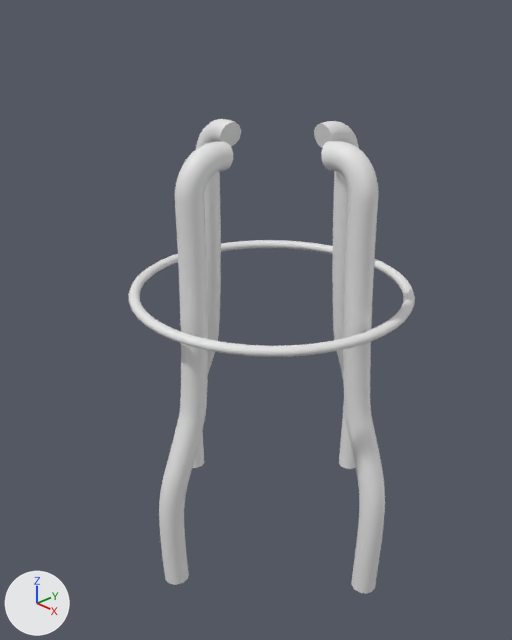
One commit to the Blender file Barstool.blend: the scene before it, then after it.
Before and after are seen from a camera (50 mm lens) standing at (3.99, -3.83, 2.76) and looking at (-0.07, 0.05, 0.14). The lights are fixed; the arrows at lower left show +X, +Y and +Z. The picture after the commit comes second.

Objects in the first picture: 'BézierCircle', 'BézierCurve', 'BézierCurve.001'.
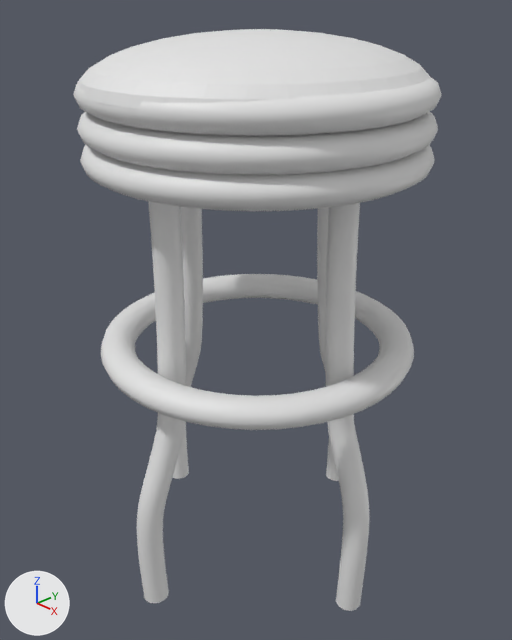
Pixel boxes (x1, y1, x2, y2) of what changed, in the pictures (512 x 640 px):
'BézierCurve.001', reshaped, moved, modifiers changed: before (192, 119, 385, 594); after (172, 203, 369, 611)
'BézierCurve', reshaped, moved, modifiers changed: before (159, 121, 359, 585); after (137, 202, 339, 603)
'BézierCircle', reshaped, moved (9% wider, 33% taller): before (128, 240, 415, 357); after (101, 274, 414, 430)
'Sphere', added: after (79, 29, 431, 108)
'BézierCircle.002', added: after (77, 112, 438, 175)
'BézierCircle.001', added: after (80, 145, 434, 211)
'BézierCircle.003', added: after (73, 78, 442, 136)

Diff of the bpy script that builds the scene:
```diff
--- a/Barstool.blend.py
+++ b/Barstool.blend.py
@@ me_béziercircle @@
+me_béziercircle.from_pydata(...)  # a torus around z (ring radius 1.0, tube radius 0.12) spanning x -1.12..1.12, y -1.12..1.12, z -0.11..0.11
+me_béziercircle.polygons.foreach_set('use_smooth', [True] * 480)
@@ me_béziercurve_001 @@
+me_béziercurve_001.from_pydata(...)  # 1296 vertices, 1232 faces; spans x -0.37..0.25, y -1.28..1.28, z -2.18..1.43
+me_béziercurve_001.polygons.foreach_set('use_smooth', [True] * 1232)
@@ me_béziercurve_004 @@
+me_béziercurve_004.from_pydata(...)  # 5400 vertices, 5184 faces; spans x -0.37..0.25, y -1.28..1.28, z -2.18..1.43
+me_béziercurve_004.polygons.foreach_set('use_smooth', [True] * 5184)
@@ ob_béziercurve @@
-ob_béziercurve = bpy.data.objects.new('BézierCurve', cu_béziercurve_004)
-ob_béziercurve.location = (1.37, 0.26, -1.07)
+ob_béziercurve = bpy.data.objects.new('BézierCurve', me_béziercurve_004)
+ob_béziercurve.location = (0.0, 0.0, 0.2)
 ob_béziercurve.rotation_euler = (0.0, -0.116, 0.0)  # degrees (0, -6.6, 0)
 ob_béziercurve.scale = (1.06, 1.06, 1.06)
-_m = ob_béziercurve.modifiers.new('Mirror', 'MIRROR')
-_m.use_axis = (False, True, False)
-_m.use_bisect_axis = (False, False, True)
@@ ob_béziercurve_001 @@
-ob_béziercurve_001 = bpy.data.objects.new('BézierCurve.001', cu_béziercurve_001)
-ob_béziercurve_001.location = (0.0, 1.65, -1.07)
+ob_béziercurve_001 = bpy.data.objects.new('BézierCurve.001', me_béziercurve_001)
+ob_béziercurve_001.location = (0.0, 0.0, 0.22)
 ob_béziercurve_001.rotation_euler = (0.0, -0.105, 1.549)  # degrees (0, -6, 89)
 ob_béziercurve_001.scale = (1.06, 1.06, 1.06)
-_m = ob_béziercurve_001.modifiers.new('Mirror', 'MIRROR')
-_m.use_axis = (False, True, False)
-_m.use_bisect_axis = (False, False, True)
@@ ob_béziercircle @@
-ob_béziercircle = bpy.data.objects.new('BézierCircle', cu_béziercircle)
-ob_béziercircle.location = (-0.1, 0.27, 0.36)
+ob_béziercircle = bpy.data.objects.new('BézierCircle', me_béziercircle)
+ob_béziercircle.location = (0.0, 0.0, 0.0)
 ob_béziercircle.scale = (1.19, 1.19, 1.0)
@@ ob_sphere @@
+ob_sphere = bpy.data.objects.new('Sphere', me_sphere_001)  # 257 vertices, 256 faces; spans x -1.0..1.0, y -1.0..1.0, z -0.01..0.99
+ob_sphere.location = (0.0, 0.0, 2.1)
+ob_sphere.scale = (1.25, 1.33, 0.382)
@@ ob_béziercircle_003 @@
+ob_béziercircle_003 = bpy.data.objects.new('BézierCircle.003', me_béziercircle_003)  # a torus around z (ring radius 1.0, tube radius 0.12) spanning x -1.12..1.12, y -1.12..1.12, z -0.11..0.11
+ob_béziercircle_003.location = (0.0, 0.0, 2.07)
+ob_béziercircle_003.scale = (1.19, 1.19, 0.964)
@@ ob_béziercircle_002 @@
+ob_béziercircle_002 = bpy.data.objects.new('BézierCircle.002', me_béziercircle_002)  # a torus around z (ring radius 1.0, tube radius 0.12) spanning x -1.12..1.12, y -1.12..1.12, z -0.11..0.11
+ob_béziercircle_002.location = (0.0, 0.0, 1.84)
+ob_béziercircle_002.scale = (1.19, 1.19, 0.964)
@@ ob_béziercircle_001 @@
+ob_béziercircle_001 = bpy.data.objects.new('BézierCircle.001', me_béziercircle_001)  # a torus around z (ring radius 1.0, tube radius 0.12) spanning x -1.12..1.12, y -1.12..1.12, z -0.11..0.11
+ob_béziercircle_001.location = (0.0, 0.0, 1.61)
+ob_béziercircle_001.scale = (1.19, 1.19, 0.964)
```
